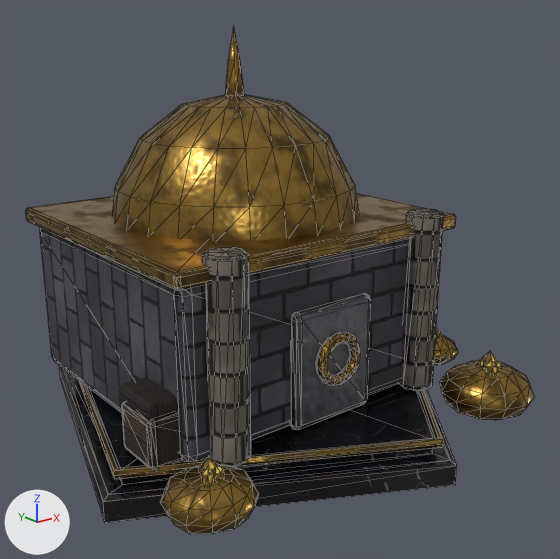
A saved change to the glTF model unity/Kernwacht_Unity/Assets/Kernwacht/Models/tower/treasury.glb.
Rendered twice from a camera (50 mm lens) standing at (-1.74, -2.34, 1.46) and looking at (0.05, -0.11, 0.57). Lighting does not change. The marker at lower left points along +X, +Y and +Z. The first picture is the older version. Mesh edges are drawn as thin lines on the coarser meshes. Where no turn or scale is listed for an object, it has been applied to the vertices. Vertices at exactly the same position are counted once.

In view in the first picture: 'Base', 'Lid'.
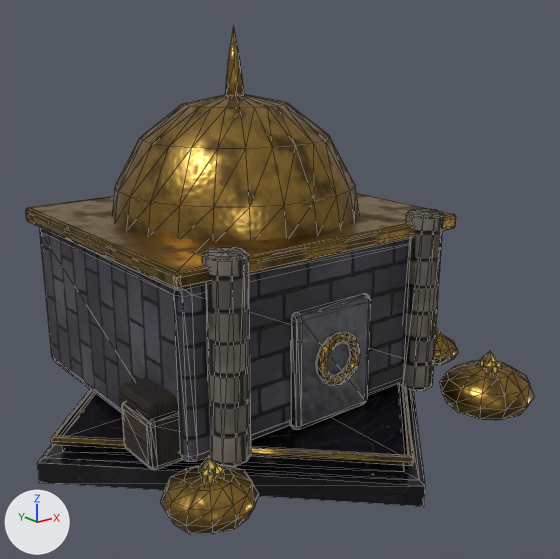
The change, as a diff of the scene's bpy script:
```diff
--- a/unity/Kernwacht_Unity/Assets/Kernwacht/Models/tower/treasury.glb.py
+++ b/unity/Kernwacht_Unity/Assets/Kernwacht/Models/tower/treasury.glb.py
@@ me_base @@
 # used by ob_base; parent = ob_treasury; location = (0.0, 0.0, 0.0)
-me_base.from_pydata(...)  # 922 vertices, 1720 faces; spans x -0.85..0.92, y -0.9..0.76, z 0.0..1.5
+me_base.from_pydata(...)  # 922 vertices, 1720 faces; spans x -0.92..0.92, y -0.92..0.92, z 0.0..1.5
+# me_base part 1: 40 of 922 vertices moved; they spanned x -0.85..0.65, y -0.9..0.76, z 0.0..0.16 and now span x -0.92..0.92, y -0.92..0.92, z 0.0..0.16; mean shift (0.13, -0.04, 0.0); largest move (0.65, 0.65, 0.0) -> (0.92, 0.0, 0.0)
 me_base.materials.append(mat_obsidian)
```

What differs and where, as boxes (x1, y1, x2, y2) in the pictures (560 x 559 px; the box of a moved part takes in the faces that stretch with it):
part 1 of me_base, moved or reshaped
    before: (59, 366, 457, 523)
    after: (37, 383, 425, 507)
